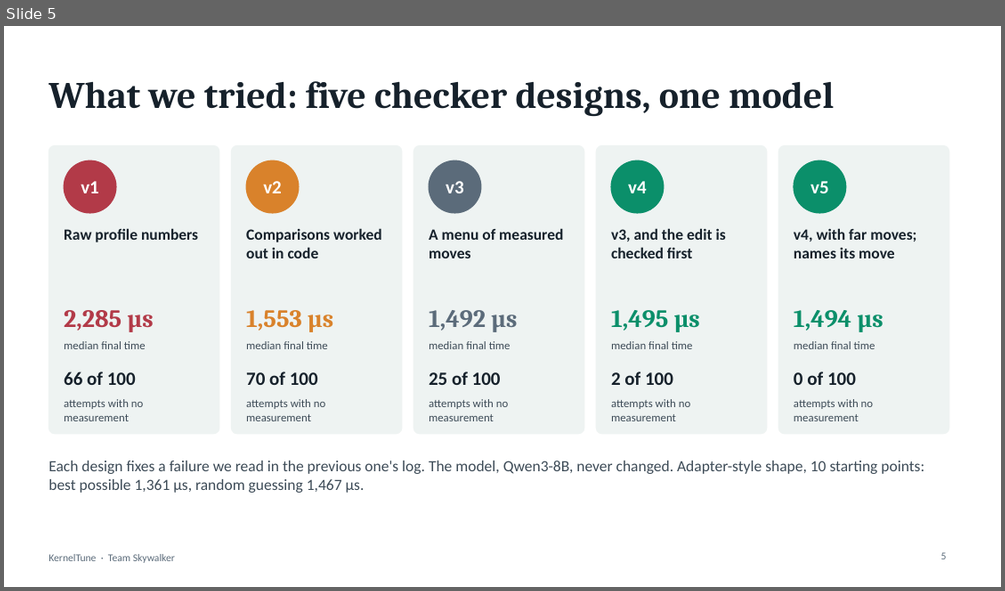
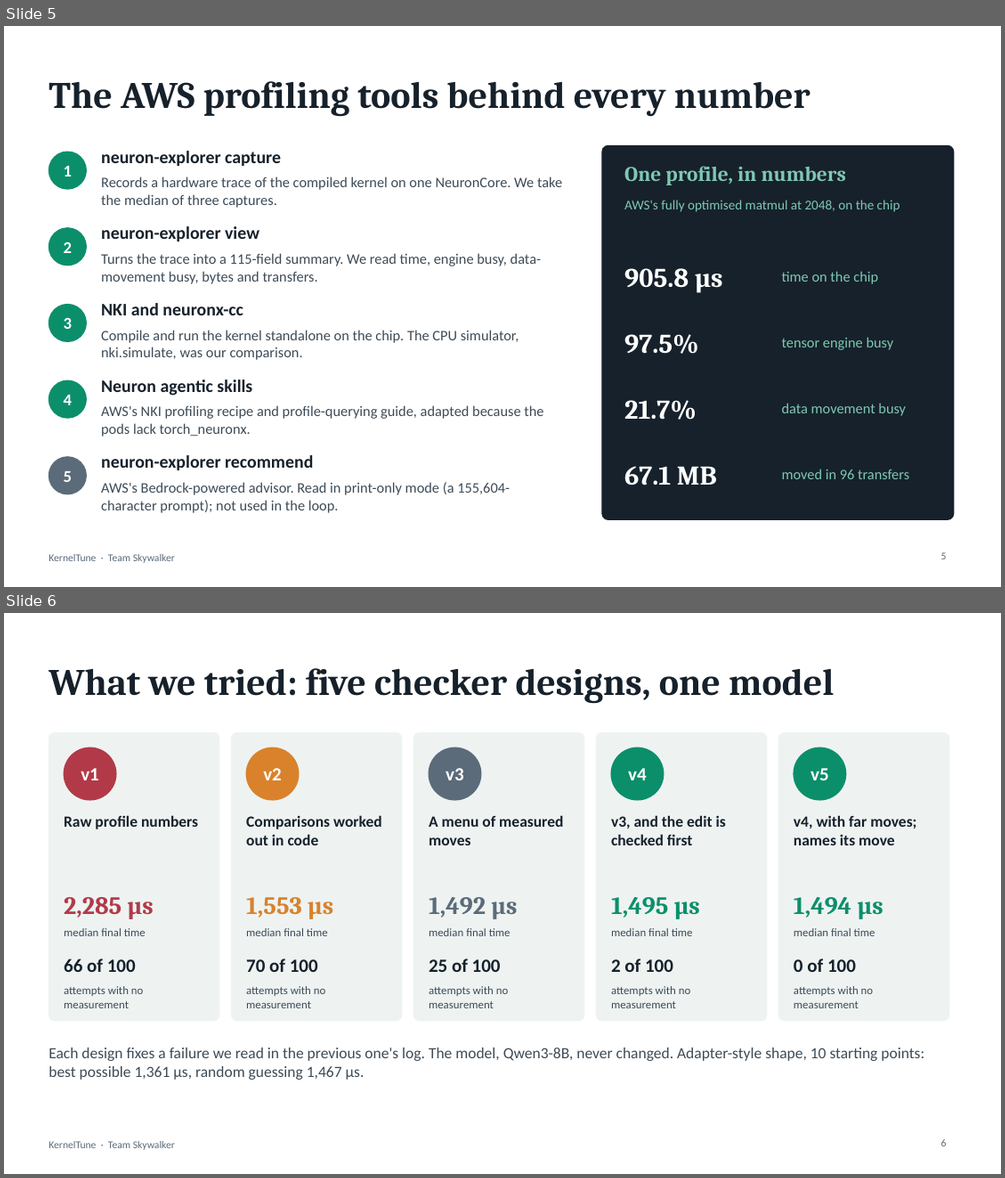
Before and after one commit to yatharthMogra/aws-trainium, a slide deck: slides/KernelTune.pptx. Shown one above the other, each under a label of ours: slide 5 before the commit, slides 5 and 6 after it. The pictures are 1005x591 and 1005x1178 pixels, drawn with LibreOffice and Linux fonts; fonts in the diff are those of the drawing. Boxes give left, top, right and bottom in pixels: in the first picture for what was removed or moved away, otherwise in the second. Text is boxed around its words. In the diff, an @@ line names an element or a change of style, - is before the commit and + after.

```diff
--- a/slides/KernelTune.pptx
+++ b/slides/KernelTune.pptx
@@ slide 5 added at <box>4,26,1001,587</box>, background #FFFFFF; not listed: 1 template element that a slide beside it also shows @@
@@ title added at <box>48,81,810,117</box>, 36 pt, text #16212B, bold @@
+The AWS profiling tools behind every number
@@ ellipse added at <box>48,151,86,189</box>, fill #0B8F6A, outline #0B8F6A 1 pt @@
@@ text added at <box>101,151,281,166</box>, 17 pt, text #16212B, bold @@
+neuron-explorer capture
@@ rounded rectangle added at <box>602,145,954,520</box>, fill #16212B, outline #16212B 1 pt @@
@@ text added at <box>64,166,72,176</box>, 16 pt, text #FFFFFF, bold @@
+1
@@ text added at <box>101,176,562,208</box>, 14 pt, text #3D4B57 @@
+Records a hardware trace of the compiled kernel on one NeuronCore. We take the median of three captures.
@@ text added at <box>624,166,846,185</box>, 20 pt, text #7FC8B2, bold @@
+One profile, in numbers
@@ text added at <box>624,200,900,212</box>, 13 pt, text #7FC8B2 @@
+AWS's fully optimised matmul at 2048, on the chip
@@ ellipse added at <box>48,228,86,265</box>, fill #0B8F6A, outline #0B8F6A 1 pt @@
@@ text added at <box>101,226,259,241</box>, 17 pt, text #16212B, bold @@
+neuron-explorer view
@@ text added at <box>64,241,72,253</box>, 16 pt, text #FFFFFF, bold @@
+2
@@ text added at <box>101,253,541,284</box>, 14 pt, text #3D4B57 @@
+Turns the trace into a 115-field summary. We read time, engine busy, data-movement busy, bytes and transfers.
@@ text added at <box>624,268,723,293</box>, 26 pt, text #FFFFFF, bold @@
+905.8 µs
@@ text added at <box>782,271,878,284</box>, 14 pt, text #7FC8B2 @@
+time on the chip
@@ ellipse added at <box>48,305,86,342</box>, fill #0B8F6A, outline #0B8F6A 1 pt @@
@@ text added at <box>64,317,72,329</box>, 16 pt, text #FFFFFF, bold @@
+3
@@ text added at <box>101,303,243,315</box>, 17 pt, text #16212B, bold @@
+NKI and neuronx-cc
@@ text added at <box>101,329,519,360</box>, 14 pt, text #3D4B57 @@
+Compile and run the kernel standalone on the chip. The CPU simulator, nki.simulate, was our comparison.
@@ text added at <box>624,334,699,354</box>, 26 pt, text #FFFFFF, bold @@
+97.5%
@@ text added at <box>782,337,894,350</box>, 14 pt, text #7FC8B2 @@
+tensor engine busy
@@ ellipse added at <box>48,380,86,418</box>, fill #0B8F6A, outline #0B8F6A 1 pt @@
@@ text added at <box>64,394,72,405</box>, 16 pt, text #FFFFFF, bold @@
+4
@@ text added at <box>101,379,252,395</box>, 17 pt, text #16212B, bold @@
+Neuron agentic skills
@@ text added at <box>101,405,543,436</box>, 14 pt, text #3D4B57 @@
+AWS's NKI profiling recipe and profile-querying guide, adapted because the pods lack torch_neuronx.
@@ text added at <box>624,400,696,419</box>, 26 pt, text #FFFFFF, bold @@
+21.7%
@@ text added at <box>782,402,906,416</box>, 14 pt, text #7FC8B2 @@
+data movement busy
@@ ellipse added at <box>48,457,86,494</box>, fill #5B6B7A, outline #5B6B7A 1 pt @@
@@ text added at <box>64,471,72,482</box>, 16 pt, text #FFFFFF, bold @@
+5
@@ text added at <box>101,455,313,470</box>, 17 pt, text #16212B, bold @@
+neuron-explorer recommend
@@ text added at <box>624,466,717,485</box>, 26 pt, text #FFFFFF, bold @@
+67.1 MB
@@ text added at <box>782,468,909,479</box>, 14 pt, text #7FC8B2 @@
+moved in 96 transfers
@@ text added at <box>101,482,510,513</box>, 14 pt, text #3D4B57 @@
+AWS's Bedrock-powered advisor. Read in print-only mode (a 155,604-character prompt); not used in the loop.
@@ page number added at <box>941,552,947,559</box>, 10 pt, text #5B6B7A @@
+5
@@ what was slide 5 is now slide 6 @@
@@ page number at <box>941,1139,947,1146</box>: text changed @@
-5
+6
```
Also in this commit, not shown: 1 slide changed, 1 other file.
